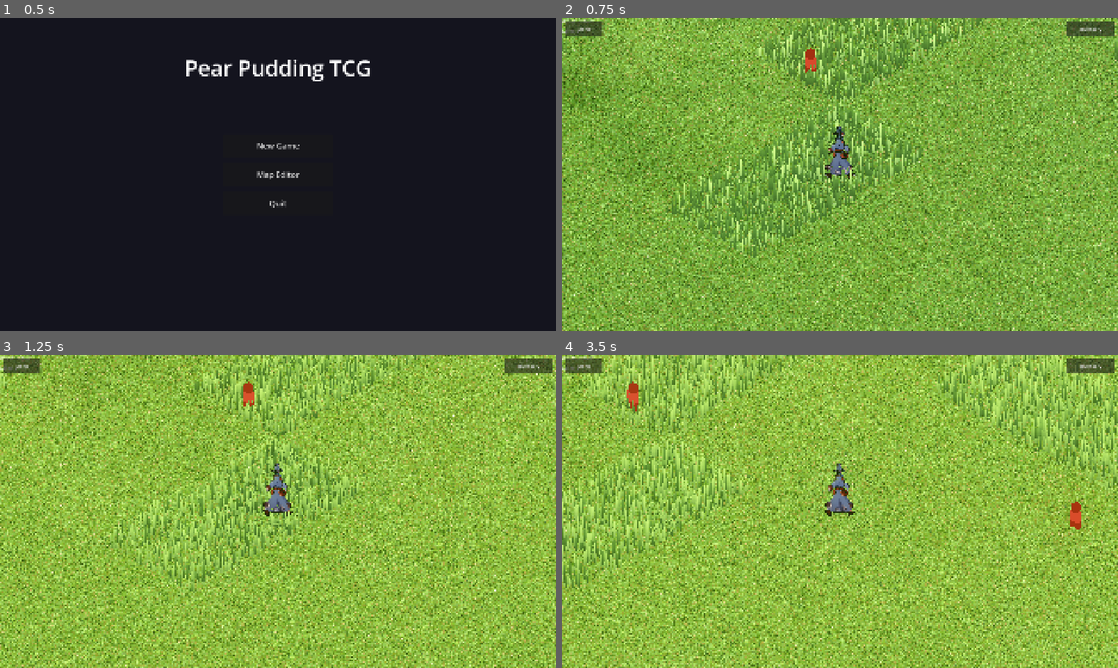
Above: before the commit, frames 1-4 (two rows, left to right).
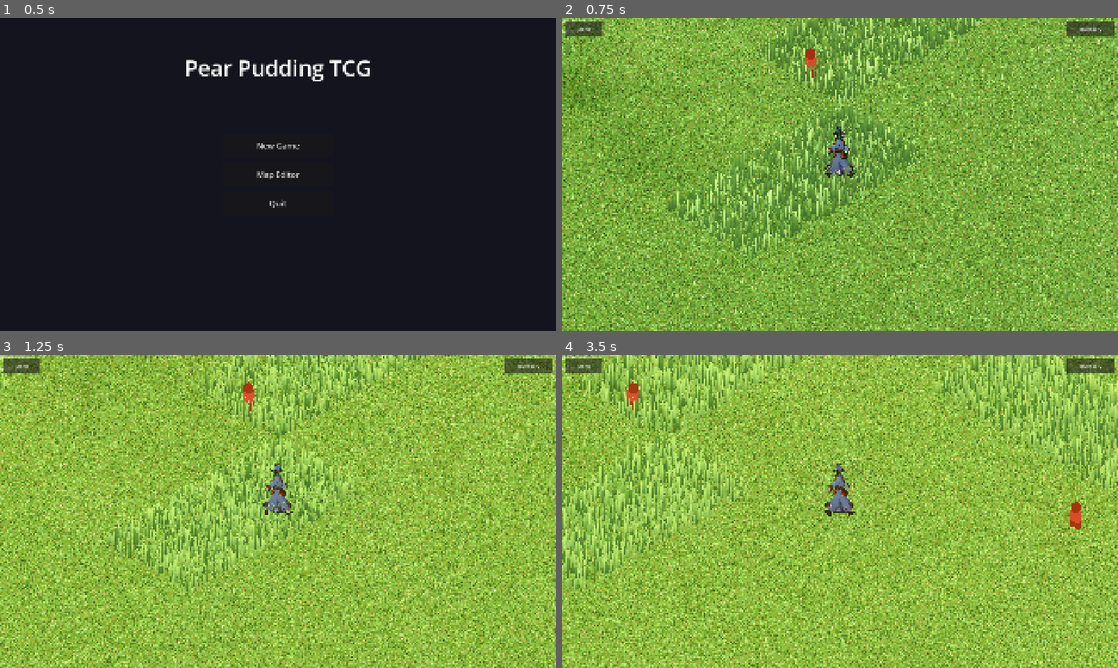
Above: after the commit, the same moments.

Repository: ChrisPauly97/pear-pudding-godot
Game: Godot game, scene res://scenes/ui/MenuScene.tscn
Same seed, same stepped clock (60 frames per second), same inputs: the game is played once before the commit and once after it.
Inputs (mouse positions are in pixels of both pictures, inside the frame that each line leads up to):
- Up to frame 1 (0.5 s): no input
- Up to frame 2 (0.75 s): click "New Game" at 0.5 s
- Up to frame 3 (1.25 s): no input
- Up to frame 4 (3.5 s): tap Enter at 1.25 s; move the mouse to (962, 495) at 1.27 s; hold D (move_right) 1.28-2 s; hold E (interact) 1.28-2 s; click (962, 495) at 1.42 s; tap Space (jump) at 1.52 s; drag from (728, 527) to (812, 574) at 2.02 s; move the mouse to (895, 442) at 2.77 s; hold D (move_right) from 2.78 s (still down); tap 2 at 2.85 s

Frame 1 is identical in both runs. In frame 2, 14% of the frame differs, in the area x 0-100%, y 0-100%; in frame 3, 15%; in frame 4, 20%.

Commit message:
Thicken grass blades and increase density to industry proportions
Min blade sx raised from 0.168 to 0.30 (>= ~2px wide at 36px/m), eliminating
sub-pixel blades that cause shimmer even after alpha_to_coverage. Width is now
decoupled from height for short grass so thin tall blades don't imply thin wide
blades. Density bumped 45->65 (short) and 160->180 (tall) to compensate for
wider blades packing less tightly.

https://claude.ai/code/session_01BX5SCH4A49DyaYHFMut5Xk

Diff:
--- a/scenes/world/GrassBlades.gd
+++ b/scenes/world/GrassBlades.gd
@@ -30,8 +30,8 @@
 var _trample_dirty_z1: int = 0
 const TRAMPLE_UPDATE_INTERVAL: float = 0.2  # ~5 Hz — was 15 Hz, barely visible difference
 
-const BLADES_PER_TILE      := 45   # short grass tiles
-const BLADES_TALL_PER_TILE := 160  # tall patch tiles — thin blades need high density
+const BLADES_PER_TILE      := 65   # short grass tiles
+const BLADES_TALL_PER_TILE := 180  # tall patch tiles
 const BLADE_WIDTH      := 0.20
 const BLADE_HEIGHT     := 0.40
 const SEGMENTS         := 4  # quads along the blade height
@@ -170,10 +170,10 @@
 			var sx: float  # width scale (independent — keeps tall blades thin)
 			if is_tall:
 				sy = rng.randf_range(2.2, 3.8)   # ~0.88–1.52 world units tall
-				sx = rng.randf_range(0.22, 0.40)  # narrow — independent of height
+				sx = rng.randf_range(0.30, 0.50)  # wider than before — less hairlike, screen-safe
 			else:
-				sy = rng.randf_range(0.28, 0.75)  # short ground grass
-				sx = sy * rng.randf_range(0.6, 0.9)  # slightly narrower than tall ratio
+				sy = rng.randf_range(0.35, 0.85)  # short ground grass
+				sx = rng.randf_range(0.30, 0.55)  # decoupled from height, stays >= ~2px wide
 			var cr: float  = cos(rot) * sx
 			var sr: float  = sin(rot) * sx
 			var off: int   = i * 12
